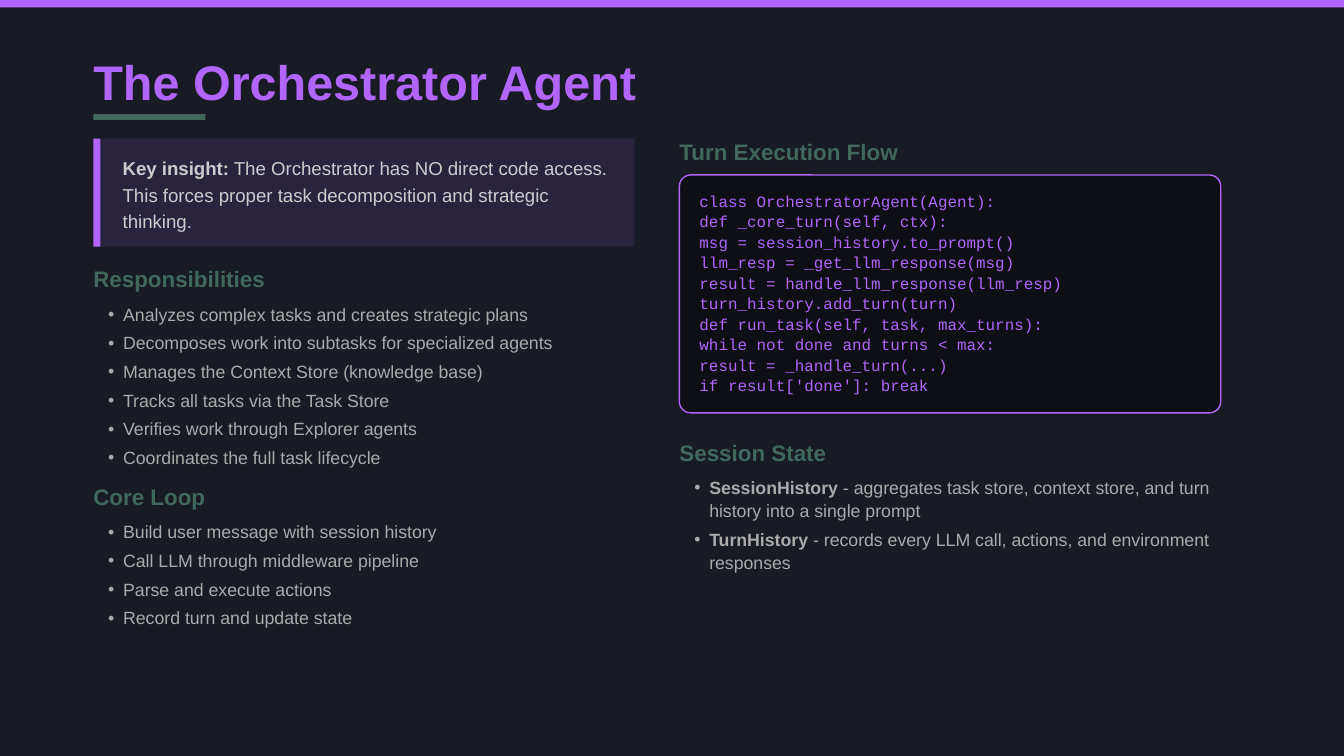
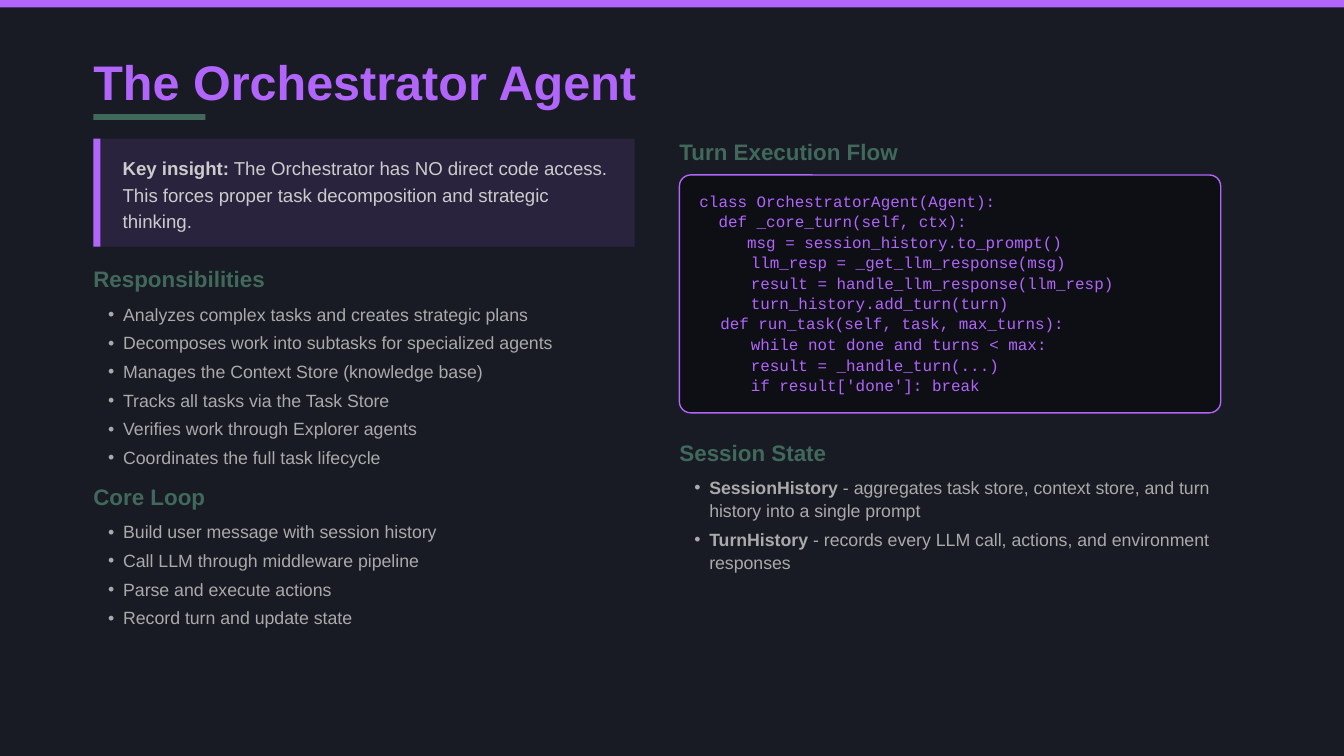
Before and after one commit to apssouza22/ai-code-assistent, a slide deck: slide 4 of ai-code-assistant-course.pptx. Drawn at 1344x756 pixels with LibreOffice and Linux fonts; fonts in the diff are those of the drawing. Boxes give left, top, right and bottom in pixels: in the first picture for what was removed or moved away, otherwise in the second. Text is boxed around its words. In the diff, an @@ line names an element or a change of style, - is before the commit and + after.

```diff
--- a/ai-code-assistant-course.pptx
+++ b/ai-code-assistant-course.pptx
@@ text "def _core_turn(self, ctx):": place and size @@
-text "def _core_turn(self, ctx):" at (699,215,948,231)
+text "def _core_turn(self, ctx):" at (719,215,967,231)
@@ text "msg = session_history.to_prompt()": place and size @@
-text "msg = session_history.to_prompt()" at (699,236,1015,252)
+text "msg = session_history.to_prompt()" at (747,236,1062,252)
@@ text "def run_task(self, task, max_turns):": place and size @@
-text "def run_task(self, task, max_turns):" at (699,318,1043,334)
+text "def run_task(self, task, max_turns):" at (720,317,1064,333)
@@ 6 texts: place and size @@
-6 texts at (699,256,1062,395)
+6 texts at (751,256,1114,395)
```
Also in this commit, not shown: 3 other slides changed, 1 slide removed, 4 other files.
